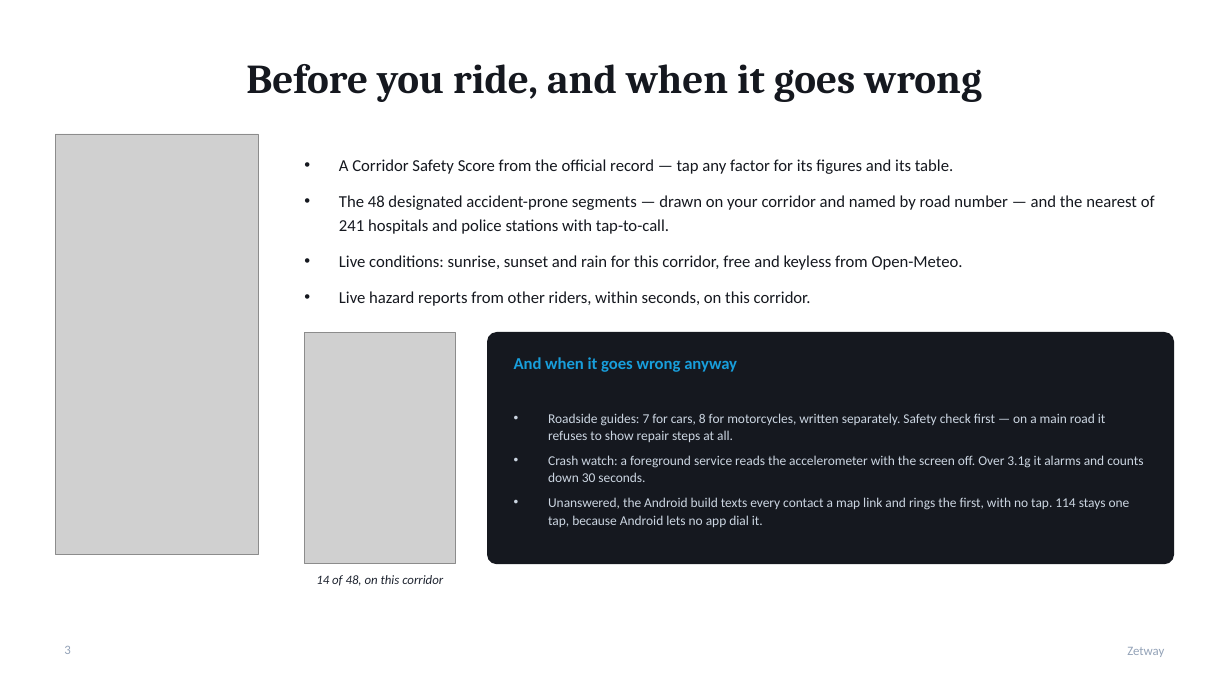
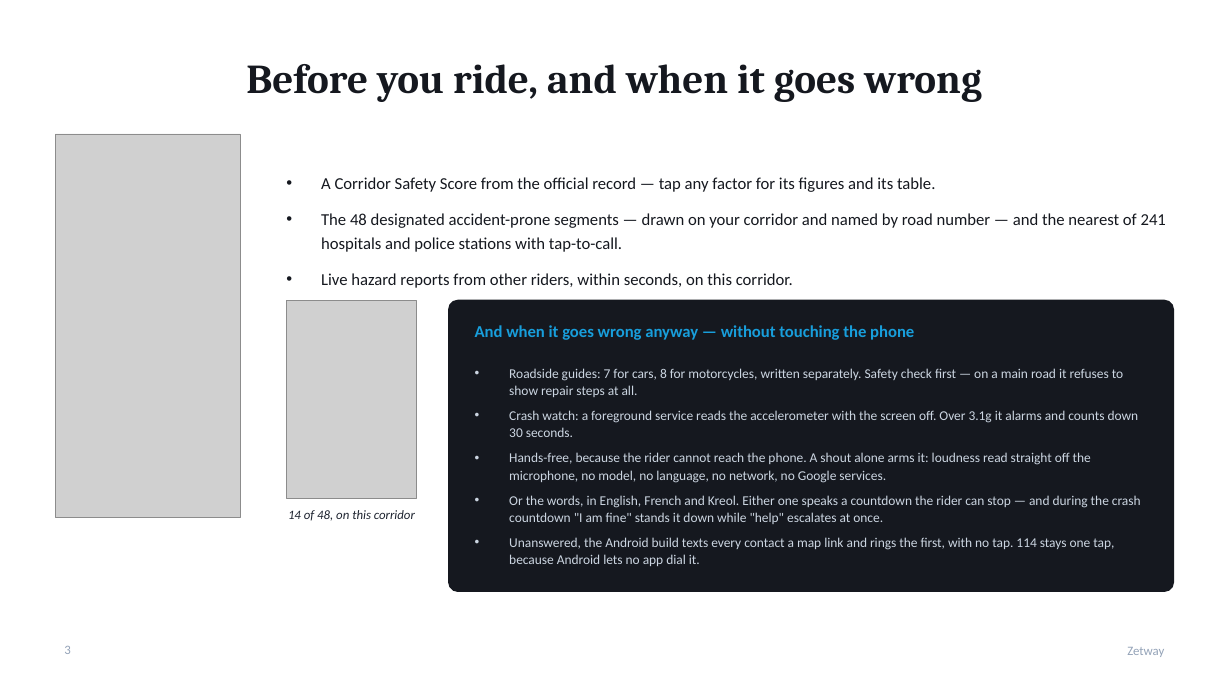
Before and after one commit to sahiljeebun132-dev/BackpropPirates, a slide deck: slide 3 of docs/Zetway-Pitch.pptx. Drawn at 1232x693 pixels with LibreOffice and Linux fonts; fonts in the diff are those of the drawing; grey boxes stand for pictures. Boxes give left, top, right and bottom in pixels: in the first picture for what was removed or moved away, otherwise in the second. Text is boxed around its words. In the diff, an @@ line names an element or a change of style, - is before the commit and + after.

Commit message:
Checkpoint 2026-11-14 05:30 (14 files)
M	docs/Zetway-Pitch.pptx
M	docs/pitch-assets/breakdown.png
A	docs/pitch-assets/guide-chain.png
M	public/data/hotspots.json
M	public/sw.js
M	public/zetway.apk
M	scripts/build_app_data.py
M	scripts/build_pitch.mjs
M	src/App.tsx
M	src/components/AppShell.tsx
M	src/components/HandsFree.tsx
M	src/components/HotspotList.tsx
M	src/components/PlanForm.tsx
M	src/components/ui.tsx

```diff
--- a/docs/Zetway-Pitch.pptx
+++ b/docs/Zetway-Pitch.pptx
@@ picture: place and size @@
-picture at [55,134,258,555]
+picture at [55,134,240,518]
@@ text "A Corridor Safety Score from ...": place and size @@
-text "A Corridor Safety Score from ..." at [339,159,1155,306]
+text "A Corridor Safety Score from ..." at [321,177,1166,288]
@@ text at [339,255,963,270]: paragraph removed @@
-• Live conditions: sunrise, sunset and rain for this corridor, free and keyless from Open-Meteo.
@@ picture: place and size @@
-picture at [304,333,455,564]
+picture at [287,300,417,499]
@@ rounded rectangle: place and size @@
-rounded rectangle at [488,333,1174,564]
+rounded rectangle at [449,300,1174,592]
@@ rounded rectangle at [449,300,1174,592]: proportions changed @@
@@ text at [475,325,914,340]: text changed @@
-And when it goes wrong anyway
+And when it goes wrong anyway — without touching the phone
@@ text "Roadside guides: 7 for cars, ...": place and size @@
-text "Roadside guides: 7 for cars, ..." at [548,413,1143,527]
+text "Roadside guides: 7 for cars, ..." at [509,368,1141,566]
@@ text at [509,452,1141,524]: paragraphs added @@
+• Hands-free, because the rider cannot reach the phone. A shout alone arms it: loudness read straight off the microphone, no model, no language, no network, no Google services.
+• Or the words, in English, French and Kreol. Either one speaks a countdown the rider can stop — and during the crash countdown "I am fine" stands it down while "help" escalates at once.
@@ text "14 of 48, on this ...": place and size @@
-text "14 of 48, on this ..." at [316,575,443,586]
+text "14 of 48, on this ..." at [288,510,415,521]
```
Also in this commit, not shown: 4 other slides changed, 13 other files.
